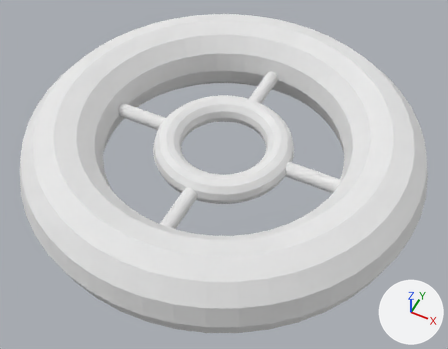
Two versions of the Blender file assets/shroud.blend, one commit apart.
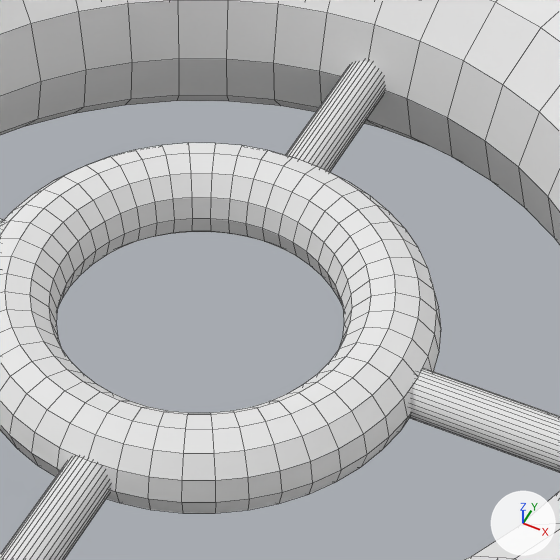
Old and new are each drawn whole from a camera (50 mm lens) standing at (1.224, -2.443, 2.791) and looking at (0.061, -0.116, -0.117) and again close up on the part from 37% to 73% of the width and 15% to 62% of the height. Arrows for +X, +Y and +Z are at lower right; the lights stay in place. The close-ups show mesh edges as thin lines.

Objects in the first close-up: 'Shroud'.
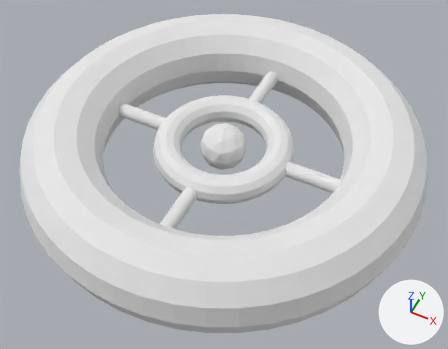
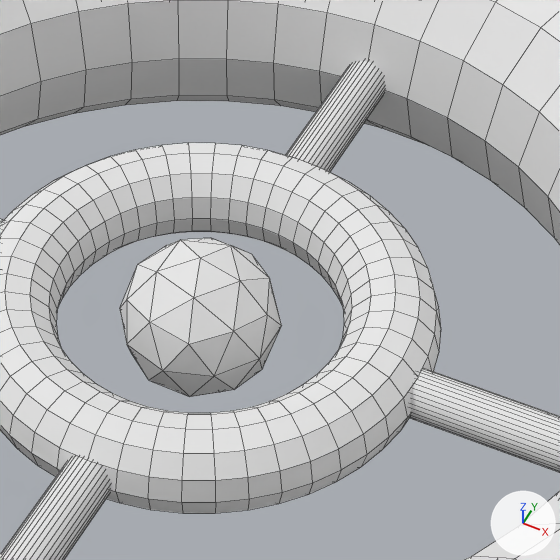
The change, as JSON lines over the scene's bpy script:
```json
{"block": "me_cylinder_004", "where": "me_cylinder_004.from_pydata(...)  # 1408 vertices, 1288 faces; spans x -1.25..1.25, y -1.25..1.25, z -0.25..0.25"}
{"block": "me_cylinder_004", "where": "# used by ob_shroud; location = (0.0, 0.0, 0.0)"}
{"block": "me_cylinder_004", "change": "me_cylinder_004 part 1: a new loose piece, an icosphere of 80 faces spanning x -0.14..0.14, y -0.15..0.15, z -0.15..0.15, in mat_material_002 (its picture is missing)"}
```

Where the change shows, as pixel boxes (x1, y1, x2, y2) in the close-ups (560 x 560 px):
```json
{"part": 1, "of": "me_cylinder_004", "change": "added", "after": [120, 238, 282, 397]}
```
